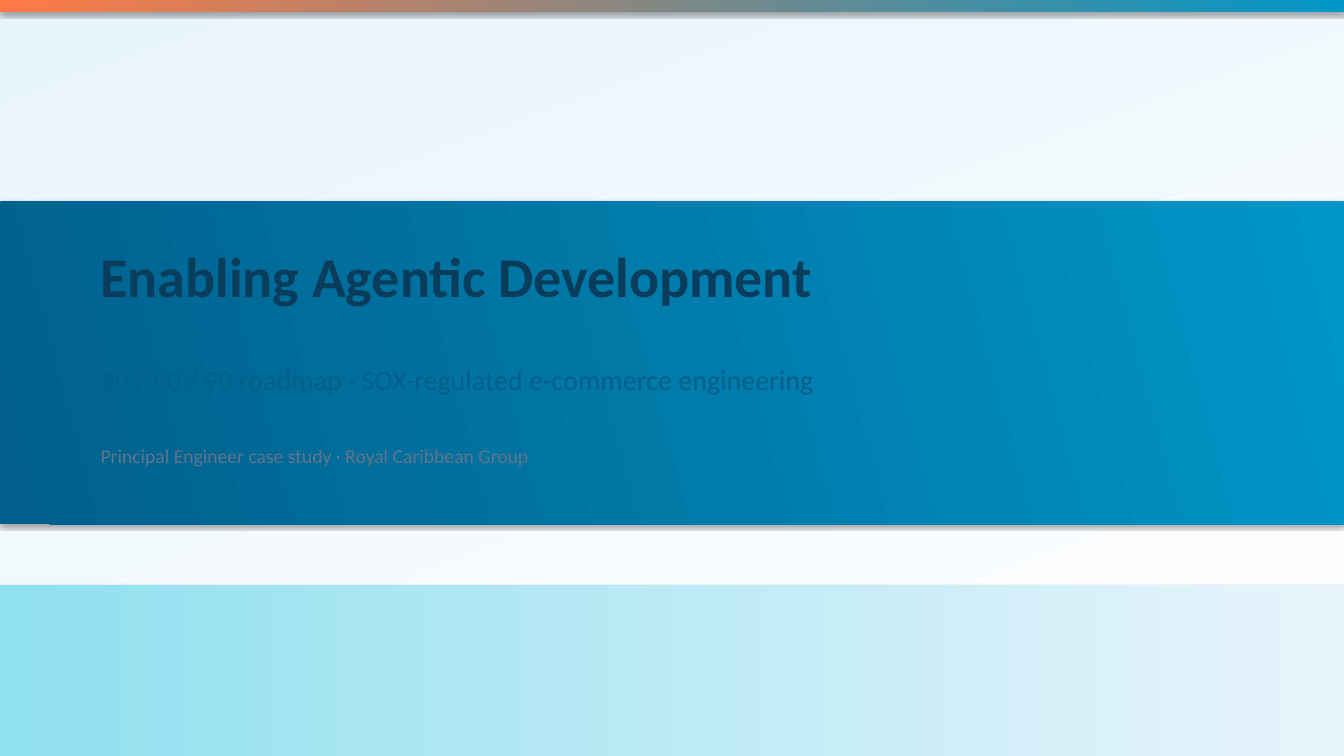
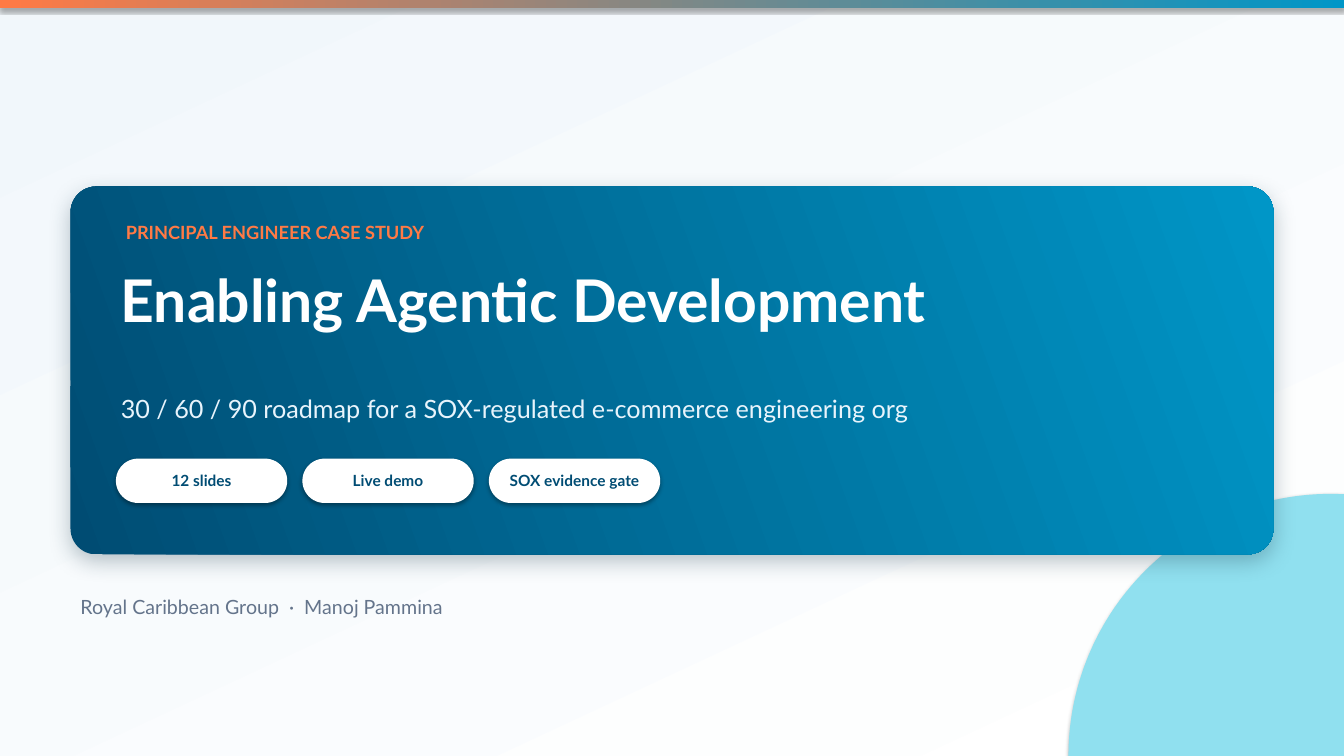
Before and after one commit to manojpammina1/titan, a slide deck: slide 1 of docs/part2-deck/Part2-Agentic-Development.pptx. Drawn at 1344x756 pixels with LibreOffice and Linux fonts; fonts in the diff are those of the drawing. Boxes give left, top, right and bottom in pixels: in the first picture for what was removed or moved away, otherwise in the second. Text is boxed around its words. In the diff, an @@ line names an element or a change of style, - is before the commit and + after.

```diff
--- a/docs/part2-deck/Part2-Agentic-Development.pptx
+++ b/docs/part2-deck/Part2-Agentic-Development.pptx
@@ rectangle: place and size @@
-rectangle at box(0, 0, 1344, 12)
+rectangle at box(0, 0, 1344, 8)
@@ rectangle at box(0, 0, 1344, 756): fill gradient #FFFFFF to #E8F4FC to gradient #FFFFFF to #F1F7FB @@
@@ rounded rectangle: place and size @@
-rounded rectangle at box(0, 202, 1344, 524)
+rounded rectangle at box(71, 187, 1273, 555)
@@ rounded rectangle at box(71, 187, 1273, 555): rectangle to rounded rectangle; fill gradient #005F8C to #0096C7 to gradient #004C73 to #0096C7; shadow changed @@
@@ text added at box(126, 225, 424, 239), 13 pt, text #FF7A45, bold @@
+PRINCIPAL ENGINEER CASE STUDY
@@ text "Enabling Agentic Development": place and size @@
-text "Enabling Agentic Development" at box(312, 258, 811, 306)
+text "Enabling Agentic Development" at box(121, 278, 926, 333)
@@ text "Enabling Agentic Development" at box(121, 278, 926, 333): size 40 to 42 pt, font Calibri to Lato, text colour #0A3D5C to #FFFFFF; line spacing 1 to 1.02 @@
@@ text at box(121, 399, 908, 422): text changed; size 14 to 18 pt; font Calibri to Lato; text colour #64748B to #E8F4FC @@
-Principal Engineer case study · Royal Caribbean Group
+30 / 60 / 90 roadmap for a SOX-regulated e-commerce engineering org
@@ rounded rectangle added at box(116, 459, 287, 503), fill #FFFFFF, 11 pt, text #004C73, bold @@
+12 slides
@@ rounded rectangle added at box(302, 459, 474, 503), fill #FFFFFF, 11 pt, text #004C73, bold @@
+Live demo
@@ rounded rectangle added at box(489, 459, 660, 503), fill #FFFFFF, 11 pt, text #004C73, bold @@
+SOX evidence gate
@@ ellipse added at box(1069, 494, 1344, 756), fill #90E0EF @@
@@ rectangle removed at box(0, 585, 1344, 756) @@
@@ text added at box(80, 599, 443, 618), 14 pt, text #64748B @@
+Royal Caribbean Group · Manoj Pammina
```
Also in this commit, not shown: 12 other slides changed, 1 other file.
